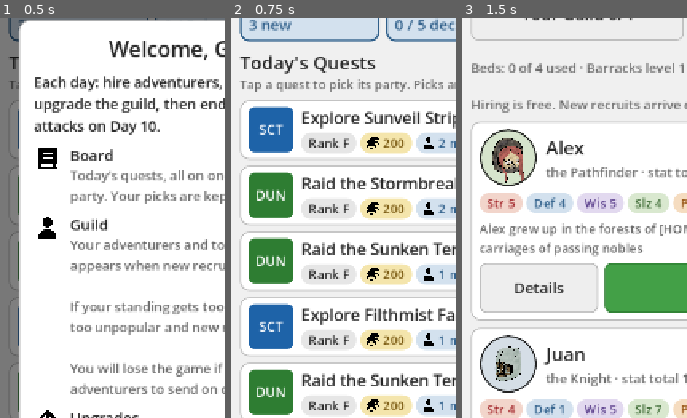
Above: before the commit, frames 1-3 (left to right).
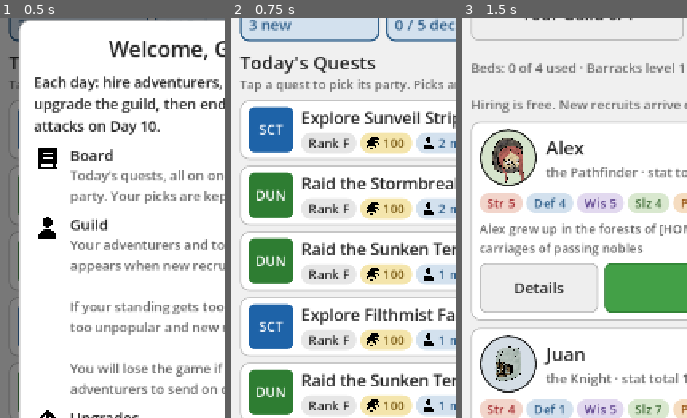
Above: after the commit, the same moments.

Repository: ActuallySanta/Fantasy-Guild-Manager
Game: Godot game, scene res://MobileHall/hall_main.tscn
Same seed, same stepped clock (60 frames per second), same inputs: the game is played once before the commit and once after it.
Inputs:
- Up to frame 1 (0.5 s): no input
- Up to frame 2 (0.75 s): click "Start" at 0.5 s
- Up to frame 3 (1.5 s): click "For Hire" at 1.25 s
The pictures show only the part of the screen within x 0-50%, y 12-62%; the shares and areas given below are measured in that part.

Frame 1 is identical in both runs. In frame 2, 0.2% of the frame differs, in the area x 67-72%, y 30-98%; in frame 3, nothing differs.

Commit message:
fixed bone drake bug

Diff:
--- a/MobileHall/Scripts/hall_main.gd
+++ b/MobileHall/Scripts/hall_main.gd
@@ -166,8 +166,7 @@
 
 	print("day", GameState.day)
 	if GameState.day == MILESTONE_DAY:
-		entries.append(_new_entry(CreatedQuest.new(MILESTONE_DAY), true))
-		#print(entries[0].questTitle)
+		entries.append(_new_entry(CreatedQuest.new(2, 10), true))
 		return
 
 	var standingNum = 0
--- a/Scripts/Quest Creator/quest_resource.gd
+++ b/Scripts/Quest Creator/quest_resource.gd
@@ -68,7 +68,7 @@
 	questNum = randi_range(0, 7)
 	type = ExternalContentContainer.get_Quest_Story(questNum, 0).to_int()
 	location = QuestManager.world_regions[regionNum].returnName(type)
-	goldReward = 200 + (150 * difficulty)
+	goldReward = 100 + (150 * difficulty)
 
 	match type:
 		1:
@@ -99,6 +99,7 @@
 		match favStat:
 			0:
 				statTotal += adventurer.stats[0]
+				#regioncheck
 			1:
 				statTotal += adventurer.stats[1]
 			2:
Not shown, changed: External Content/Quest Stuff (Test)/Milestone Story Parts.txt
